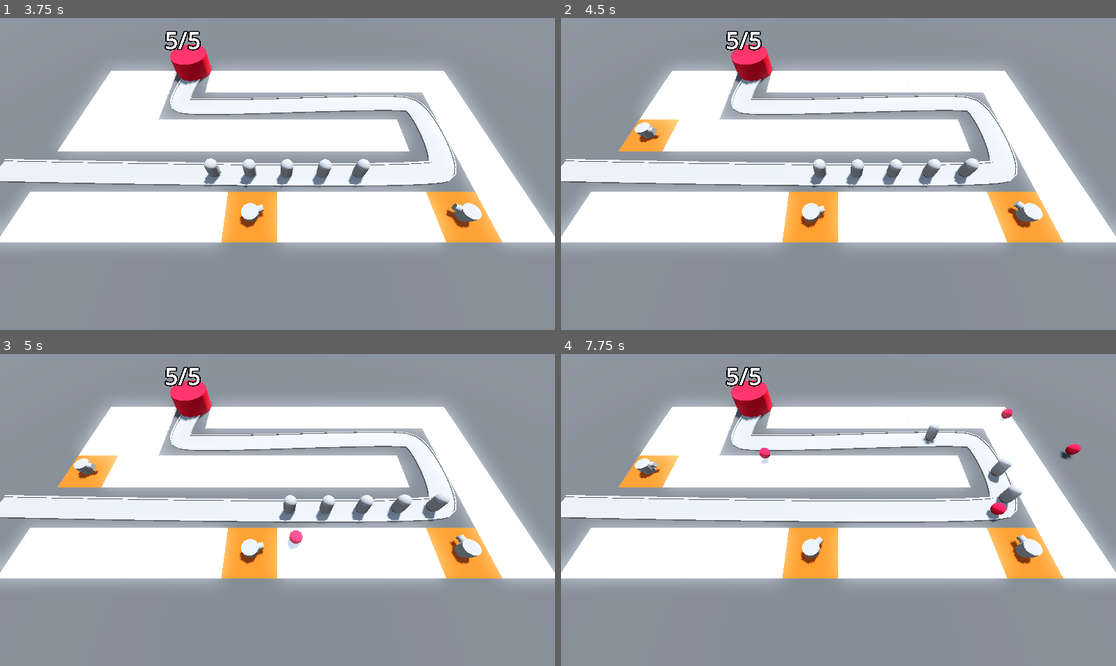
Above: before the commit, frames 1-4 (two rows, left to right).
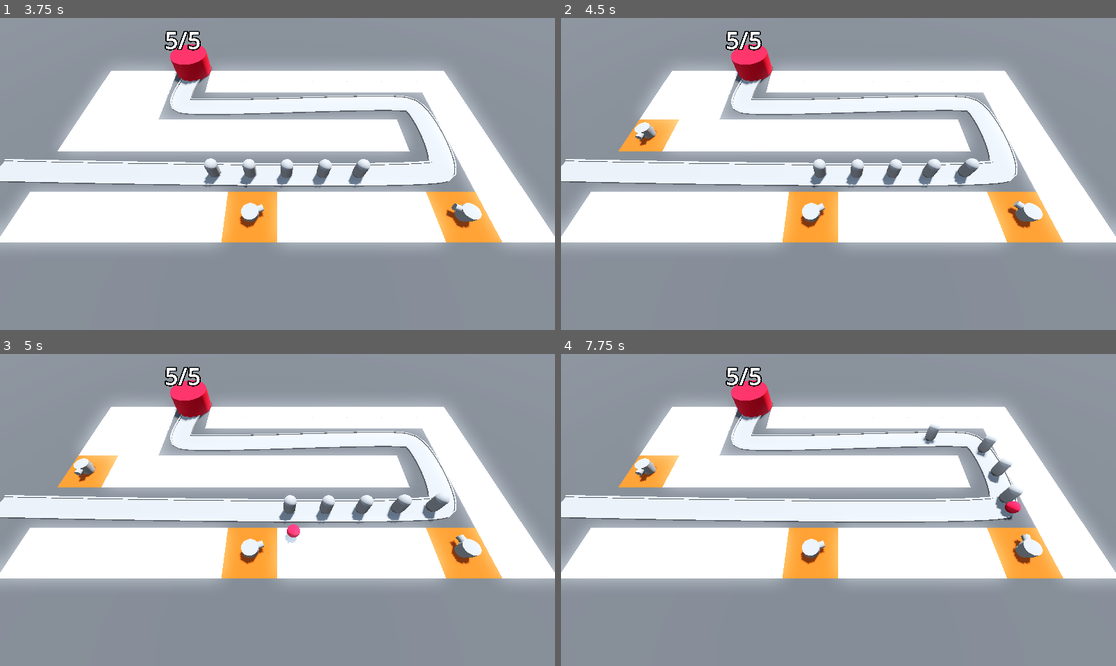
Above: after the commit, the same moments.

Repository: BerkayOzercan/Tutorial-Godot-Barbarian-Blaster
Game: Godot game, scene res://BaseLevel.tscn
Same seed, same stepped clock (60 frames per second), same inputs: the game is played once before the commit and once after it.
Inputs (mouse positions are in pixels of both pictures, inside the frame that each line leads up to):
- Up to frame 1 (3.75 s): move the mouse to (399, 158) at 0.52 s; click (399, 158) at 0.6 s; move the mouse to (166, 189) at 1.27 s; click (166, 189) at 1.35 s; move the mouse to (333, 105) at 2.02 s; click (333, 105) at 2.1 s; move the mouse to (249, 236) at 2.77 s; click (249, 236) at 2.85 s; move the mouse to (444, 220) at 3.52 s; click (444, 220) at 3.6 s
- Up to frame 2 (4.5 s): move the mouse to (672, 127) at 4.27 s; click (672, 127) at 4.35 s
- Up to frame 3 (5 s): no input
- Up to frame 4 (7.75 s): move the mouse to (866, 510) at 5.02 s; click (866, 510) at 5.1 s; move the mouse to (755, 432) at 5.77 s; click (755, 432) at 5.85 s; move the mouse to (960, 494) at 6.52 s; click (960, 494) at 6.6 s; move the mouse to (727, 525) at 7.27 s; click (727, 525) at 7.35 s

Frame 1 is identical in both runs. In frame 2, 0.1% of the frame differs, in the area x 13-48%, y 34-65%; in frame 3, 0.3%; in frame 4, 0.8%, in the area x 13-94%, y 17-64%.

Commit message:
Edit : targeting

Diff:
--- a/Turret/turret.gd
+++ b/Turret/turret.gd
@@ -2,14 +2,31 @@
 
 @export var projectile: PackedScene
 @onready var turret_top: MeshInstance3D = $TurretTop
+
 var enemy_path: Path3D
+var target: PathFollow3D
+var turret_range: float = 10.0
 
 func _physics_process(delta: float) -> void:
-	var enemy = enemy_path.get_children().back()
-	look_at(enemy.global_position, Vector3.UP, true)
+	target = find_best_target()
+	if target:
+		look_at(target.global_position, Vector3.UP, true)
 
 func _on_timer_timeout() -> void:
-	var new_projectile = projectile.instantiate()
-	add_child(new_projectile)
-	new_projectile.global_position = turret_top.global_position
-	new_projectile.direction = global_transform.basis.z
+	if target:
+		var new_projectile = projectile.instantiate()
+		add_child(new_projectile)
+		new_projectile.global_position = turret_top.global_position
+		new_projectile.direction = global_transform.basis.z
+
+
+func  find_best_target() -> PathFollow3D:
+	var best_target = null
+	var best_progress = 0
+	for enemy in enemy_path.get_children():
+		if enemy is PathFollow3D:
+			var distance = global_position.distance_to(enemy.global_position)
+			if enemy.progress > best_progress && distance < turret_range:
+				best_target = enemy
+				best_progress = enemy.progress
+	return best_target
Not shown: 4 places in MeshLibrary/SpaceLibrary.tres that only renumber resources
